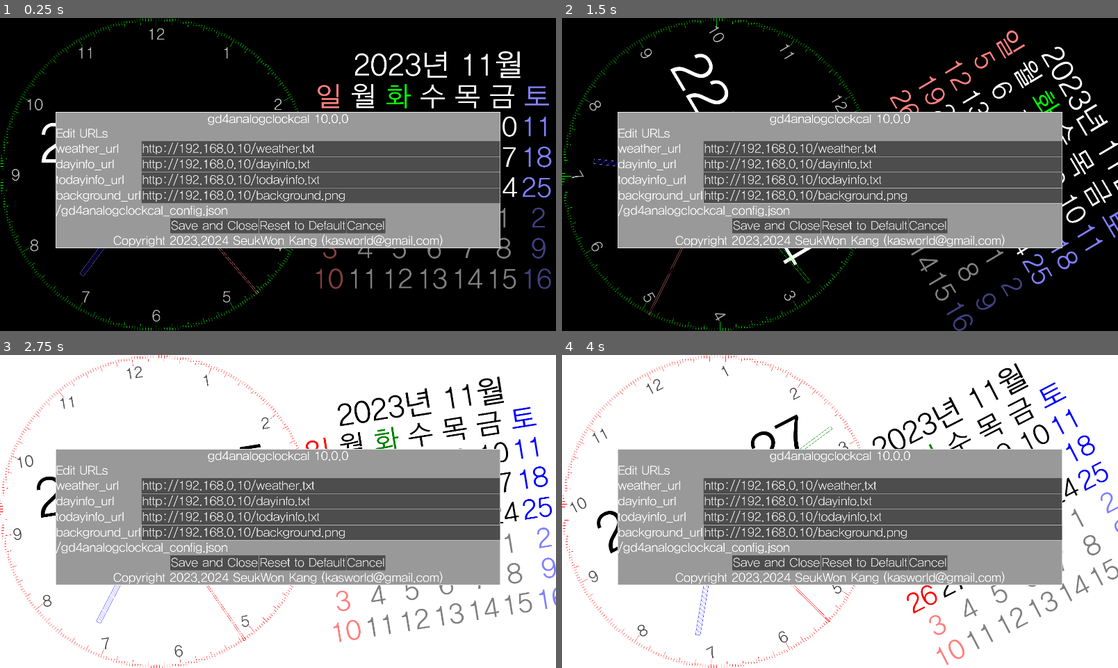
Above: before the commit, frames 1-4 (two rows, left to right).
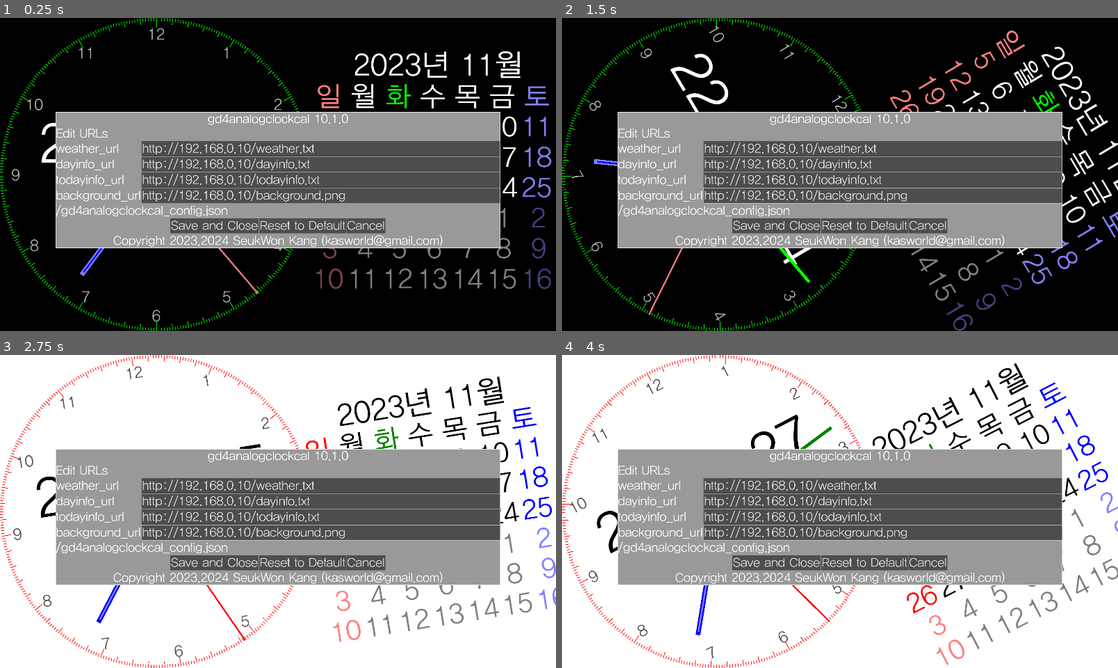
Above: after the commit, the same moments.

Repository: kasworld/gd4analogclockcal
Game: Godot game, scene res://main.tscn
Two runs of this game, one before a commit and one after it. Both use one fixed random seed, a clock stepped at 60 frames per second and the inputs below.
Inputs (mouse positions are in pixels of both pictures, inside the frame that each line leads up to):
- Up to frame 1 (0.25 s): no input
- Up to frame 2 (1.5 s): tap Enter at 0.5, 0.6, 1.35 s; move the mouse to (962, 158) at 0.52 s; click (962, 158) at 0.67 s; move the mouse to (728, 190) at 1.27 s; click (728, 190) at 1.42 s
- Up to frame 3 (2.75 s): move the mouse to (333, 442) at 2.02 s; tap Enter at 2.1 s; click (333, 442) at 2.17 s
- Up to frame 4 (4 s): move the mouse to (812, 574) at 2.77 s; tap Enter at 2.85, 3.6 s; click (812, 574) at 2.92 s; move the mouse to (1006, 558) at 3.52 s; click (1006, 558) at 3.67 s

The runs differ from the first frame. In frame 1, 0.7% of the frame differs, in the area x 0-61%, y 0-100%; in frame 2, 0.8%; in frame 3, 0.7%; in frame 4, 0.8%.
Error in both runs: Attempt to call function 'store_line' in base 'null instance' on a null instance. (res://global/config.gd:13)

Commit message:
update hand rect

Diff:
--- a/analog_clock/analog_clock.gd
+++ b/analog_clock/analog_clock.gd
@@ -7,10 +7,10 @@
 	$AnalogDialHour.init(r)
 	var hands_param = [
 		# hands type, color key, from, to , width : ratio of clock_R
-		[AnalogHands.HandType.Hour, "hour1", 0.1,0.8,0.03],
-		[AnalogHands.HandType.Hour, "hour2", 0.12,0.78,0.01],
-		[AnalogHands.HandType.Minute, "minute", 0.1,0.9,0.02],
-		[AnalogHands.HandType.Second, "second", 0.1,1.0,0.01],
+		[AnalogHands.HandType.Hour, "hour1",0, 0.1,0.8,0.03],
+		[AnalogHands.HandType.Hour, "hour2",0, 0.12,0.78,0.01],
+		[AnalogHands.HandType.Minute, "minute",0, 0.1,0.9,0.02],
+		[AnalogHands.HandType.Second, "second",0, 0.1,1.0,0.01],
 	]
 	var center_param = [
 		# color key, radius
--- a/analog_dial/analog_dial.gd
+++ b/analog_dial/analog_dial.gd
@@ -11,7 +11,7 @@
 enum DrawNumMode {Hour,Minute,Degree}
 var draw_num_mode :DrawNumMode
 
-func init(r:float, numrate:float = 0.9, ftrate :float = 0.1, lntk :float =0.002,  dnm :DrawNumMode = DrawNumMode.Hour)->void:
+func init(r:float, numrate:float = 0.9, ftrate :float = 0.1, lntk :float =0.004,  dnm :DrawNumMode = DrawNumMode.Hour)->void:
 	main_radius = r
 	nums_radius_rate = numrate
 	font_size_rate = ftrate
--- a/analog_hands/analog_hands.gd
+++ b/analog_hands/analog_hands.gd
@@ -10,11 +10,11 @@
 
 # default
 var hands_param = [
-	# hands type, color key, from, to , width : ratio of clock_R
-	[HandType.Hour, "hour1", -0.2,0.7,0.04],
-	[HandType.Hour, "hour2", -0.1,0.65,0.01],
-	[HandType.Minute, "minute", -0.3,0.9,0.02],
-	[HandType.Second, "second", -0.4,1.0,0.01],
+	# hands type, color key,outline w :0 fill,  from, to , width : ratio of clock_R
+	[HandType.Hour, "hour1",3, -0.2,0.7,0.04],
+	[HandType.Hour, "hour2",3, -0.1,0.65,0.01],
+	[HandType.Minute, "minute",3, -0.3,0.9,0.02],
+	[HandType.Second, "second",3, -0.4,1.0,0.01],
 ]
 
 var center_param = [
@@ -42,14 +42,16 @@
 	for v in hands_param:
 		var rad = calc_rad_for_hand(ms, v[0]) +PI
 		var co = Global2d.colors[v[1]]
-		var w = v[4]*clock_R
-		#if w < 1 :
-			#w = -1
-		var p1 = Vector2(0, v[2]*clock_R)
-		var p2 = Vector2(0, v[3]*clock_R)
+		var outline = v[2]
+		var p1 = Vector2(0, v[3]*clock_R)
+		var p2 = Vector2(0, v[4]*clock_R)
+		var w = v[5]*clock_R
 		draw_set_transform(Vector2(0,0), rad)
 		var rt = Rect2(p1-Vector2(w/2,0), p2-p1 + Vector2(w,0))
-		draw_rect(rt,co,false,2)
+		if outline == 0:
+			draw_rect(rt,co,true)
+		else:
+			draw_rect(rt,co,false,outline)
 	draw_set_transform(Vector2(0,0), 0)
 
 	for v in center_param:
--- a/main.gd
+++ b/main.gd
@@ -12,7 +12,7 @@
 	"background_url",
 	]
 var config = {
-	"version" : "gd4analogclockcal 10.0.0",
+	"version" : "gd4analogclockcal 10.1.0",
 	"weather_url" : "http://192.168.0.10/weather.txt",
 	"dayinfo_url" : "http://192.168.0.10/dayinfo.txt",
 	"todayinfo_url" : "http://192.168.0.10/todayinfo.txt",
